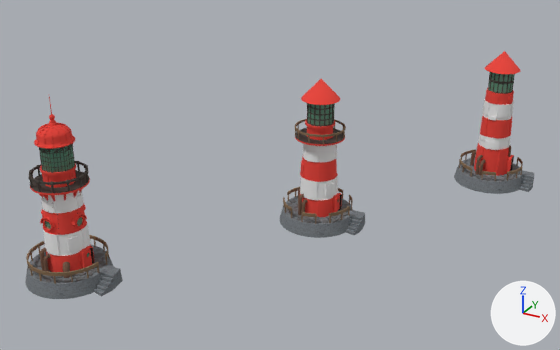
The glTF model public/models/lighthouse.glb: old version first, new version second.
Camera for both pictures: a 50 mm camera at (20.6, -19.8, 16.4) aimed at (5.4, 7.7, 2.6). Lighting does not change. The marker at lower right points along +X, +Y and +Z. The first picture is the older version. Where no turn or scale is listed for an object, it has been applied to the vertices. Vertices at exactly the same position are counted once.
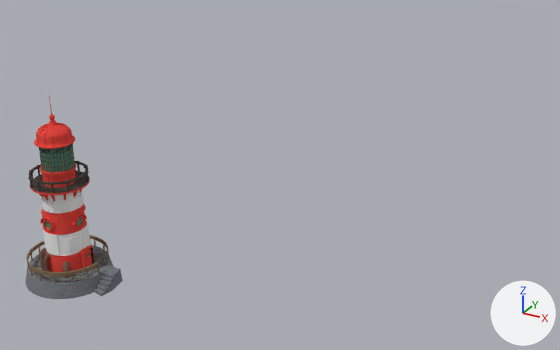
Diff of the bpy script that builds the scene:
```diff
--- a/public/models/lighthouse.glb.py
+++ b/public/models/lighthouse.glb.py
@@ me_object_1 @@
 # used by ob_object_3; location = (0.0, 0.0, 0.0)
-me_object_1.from_pydata(...)  # 624 vertices, 760 faces; spans x -0.8..13.3, y -0.8..18.3, z 1.1..5.9
+me_object_1.from_pydata(...)  # 336 vertices, 328 faces; spans x -0.8..1.0, y -0.8..0.9, z 1.1..5.8
+# me_object_1 part 3: 6 loose pieces with 288 vertices, spanning x 6.0..13.3, y 8.8..18.3, z 1.1..5.9, are deleted
 me_object_1.materials.append(mat_glass)
@@ me_object_3 @@
 # used by ob_object_5; location = (0.0, 0.0, 0.0)
-me_object_3.from_pydata(...)  # 3936 vertices, 7864 faces; spans x -1.1..13.4, y -1.1..18.4, z 0.5..6.0
+me_object_3.from_pydata(...)  # 3048 vertices, 5864 faces; spans x -1.1..1.2, y -1.1..1.2, z 0.5..4.6
+# me_object_3 part 4: 7 loose pieces with 888 vertices, spanning x 5.5..13.4, y 8.2..18.4, z 0.5..6.0, are deleted
 me_object_3.materials.append(mat_metal)
@@ me_object_5 @@
 # used by ob_object_7; location = (0.0, 0.0, 0.0)
-me_object_5.from_pydata(...)  # 5031 vertices, 8538 faces; spans x -1.1..13.4, y -1.1..18.6, z 0.5..7.7
+me_object_5.from_pydata(...)  # 3616 vertices, 6452 faces; spans x -1.1..1.1, y -1.1..1.1, z 0.5..7.7
+# me_object_5 part 5: 17 loose pieces with 1415 vertices, spanning x 5.5..13.4, y 8.2..18.6, z 0.5..6.8, are deleted
 me_object_5.materials.append(mat_red)
@@ me_object_6 @@
 # used by ob_object_8; location = (0.0, 0.0, 0.0)
-me_object_6.from_pydata(...)  # 276 vertices, 528 faces; spans x -1.8..14.5, y -1.8..19.5, z 0.0..0.6
+me_object_6.from_pydata(...)  # 92 vertices, 176 faces; spans x -1.8..2.2, y -1.8..1.8, z 0.0..0.6
+# me_object_6 part 6: the loose piece of 64 vertices spanning x 10.6..14.1, y 16.0..19.5, z 0.0..0.6 is deleted
+# me_object_6 part 7: the loose piece of 64 vertices spanning x 4.8..8.3, y 7.5..11.1, z 0.0..0.6 is deleted
+# me_object_6 part 8: the loose piece of 28 vertices spanning x 8.0..8.8, y 8.7..10.0, z 0.0..0.6 is deleted
+# me_object_6 part 9: the loose piece of 28 vertices spanning x 13.7..14.5, y 17.1..18.4, z 0.0..0.6 is deleted
 me_object_6.materials.append(mat_rock)
@@ me_object_7 @@
 # used by ob_object_9; location = (0.0, 0.0, 0.0)
-me_object_7.from_pydata(...)  # 2688 vertices, 5320 faces; spans x -1.1..13.3, y -1.1..19.0, z 0.1..2.1
+me_object_7.from_pydata(...)  # 960 vertices, 1900 faces; spans x -1.1..0.8, y -1.1..1.2, z 0.1..1.6
+# me_object_7 part 10: 9 loose pieces with 1728 vertices, spanning x 5.5..13.3, y 8.2..19.0, z 0.1..2.1, are deleted
 me_object_7.materials.append(mat_rust)
@@ me_object_9 @@
 # used by ob_object_11; location = (0.0, 0.0, 0.0)
-me_object_9.from_pydata(...)  # 1083 vertices, 1588 faces; spans x -0.9..13.2, y -0.9..18.6, z 0.5..4.7
+me_object_9.from_pydata(...)  # 368 vertices, 542 faces; spans x -0.9..0.9, y -0.9..1.0, z 0.5..4.1
+# me_object_9 part 1: 7 loose pieces with 715 vertices, spanning x 5.7..13.2, y 8.4..18.6, z 0.5..4.7, are deleted
 me_object_9.materials.append(mat_white)
@@ me_object_10 @@
 # used by ob_object_12; location = (0.0, 0.0, 0.0)
-me_object_10.from_pydata(...)  # 932 vertices, 1568 faces; spans x -1.6..13.9, y -1.6..19.3, z 0.5..4.6
+me_object_10.from_pydata(...)  # 252 vertices, 436 faces; spans x -1.6..1.6, y -1.6..1.6, z 0.5..1.1
+# me_object_10 part 2: 56 loose pieces with 680 vertices, spanning x 5.0..13.9, y 7.7..19.3, z 0.5..4.6, are deleted
 me_object_10.materials.append(mat_wood)
```

Pixel boxes [x1, y1, x2, y2] of what changed, in the pictures (560 x 350 px):
'Object_7', reshaped (87% narrower, 20% shorter): before [30, 51, 521, 272]; after [30, 96, 95, 272]
'Object_8', reshaped (81% narrower, 61% shorter): before [25, 158, 534, 299]; after [25, 245, 123, 299]
'Object_11', reshaped: before [41, 99, 514, 256]; after [41, 191, 91, 256]
'Object_5', reshaped (86% narrower, 46% shorter): before [28, 72, 515, 264]; after [28, 161, 94, 264]
'Object_12', reshaped (83% narrower, 70% shorter): before [26, 119, 523, 284]; after [26, 235, 109, 284]
'Object_3', reshaped (89% narrower, 39% shorter): before [40, 72, 514, 257]; after [40, 145, 89, 257]
'Object_9', reshaped: before [40, 145, 511, 278]; after [40, 246, 92, 278]
part 1 of me_object_9, deleted: before [300, 99, 514, 200]
part 2 of me_object_10, deleted: before [283, 119, 523, 224]
part 3 of me_object_1, deleted: before [307, 72, 514, 202]
part 4 of me_object_3, deleted: before [295, 72, 515, 210]
part 5 of me_object_5, deleted: before [295, 51, 521, 217]
part 6 of me_object_6, deleted: before [454, 158, 523, 194]
part 7 of me_object_6, deleted: before [280, 196, 353, 238]
part 8 of me_object_6, deleted: before [346, 210, 365, 235]
part 9 of me_object_6, deleted: before [519, 170, 534, 192]
part 10 of me_object_7, deleted: before [298, 145, 511, 215]
